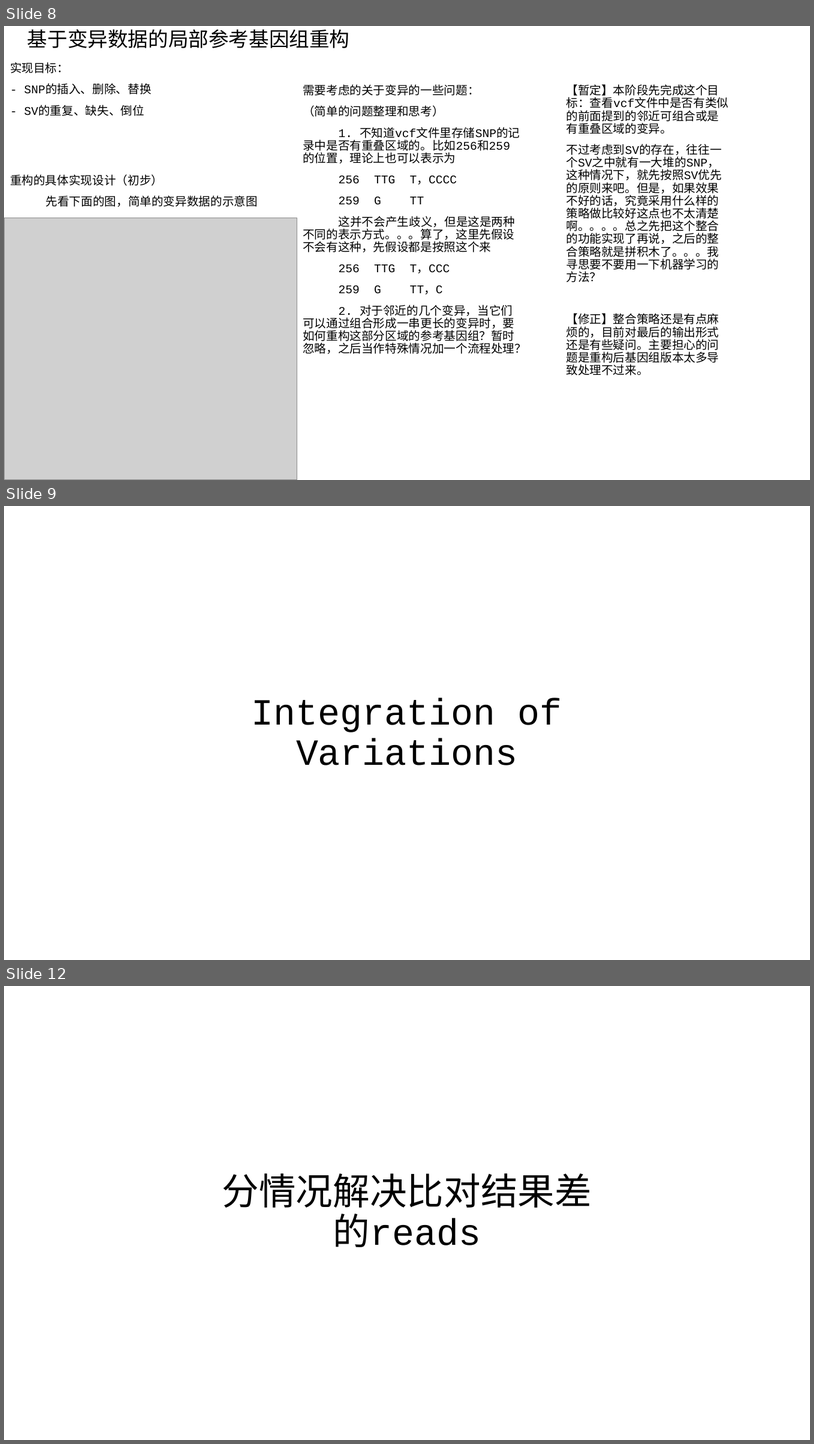
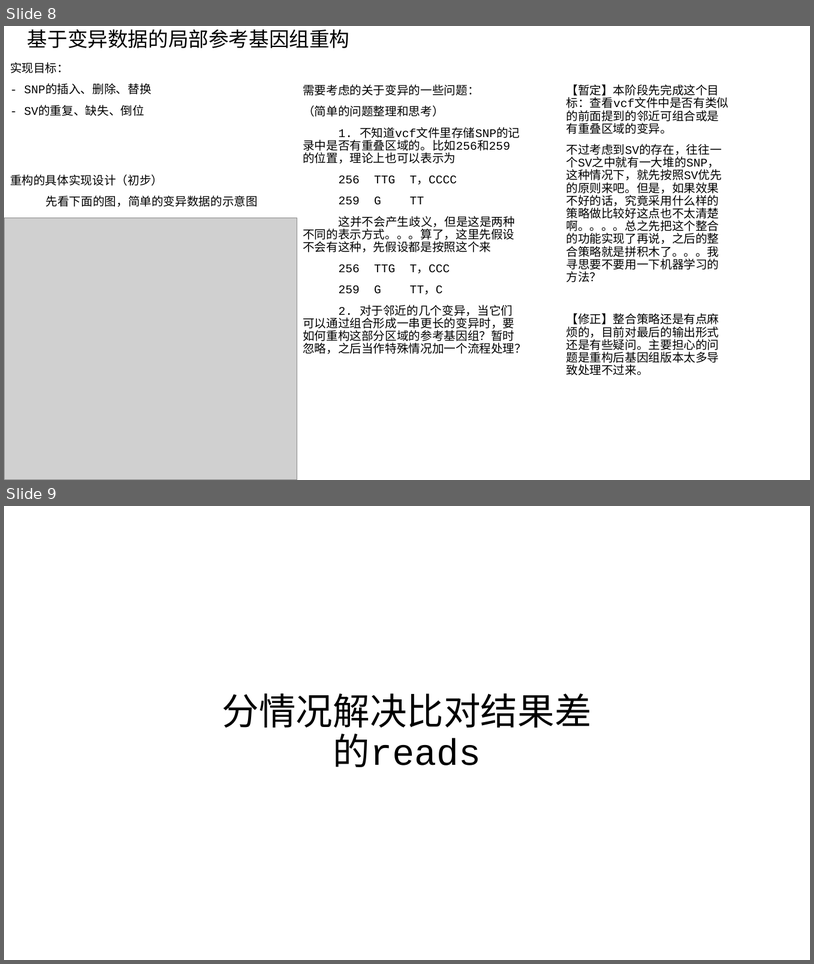
Before and after one commit to AtoshDustosh/thesis-project, a slide deck: THE_project/design/project design.pptx. Shown one above the other, each under a label of ours: slides 8, 9 and 12 before the commit, slides 8 and 9 after it; the slides between them are not shown. The pictures are 814x1444 and 814x964 pixels, drawn with LibreOffice and Linux fonts; fonts in the diff are those of the drawing; grey boxes stand for pictures. Boxes give left, top, right and bottom in pixels: in the first picture for what was removed or moved away, otherwise in the second. Text is boxed around its words. In the diff, an @@ line names an element or a change of style, - is before the commit and + after.

```diff
--- a/THE_project/design/project design.pptx
+++ b/THE_project/design/project design.pptx
@@ slide 9 removed at [4, 506, 810, 960], background #FFFFFF @@
@@ title removed at [252, 698, 562, 765] @@
-Integration of Variations
@@ what was slide 12 is now slide 9 @@
```
Also in this commit, not shown: 2 other slides removed, 1 other file.
